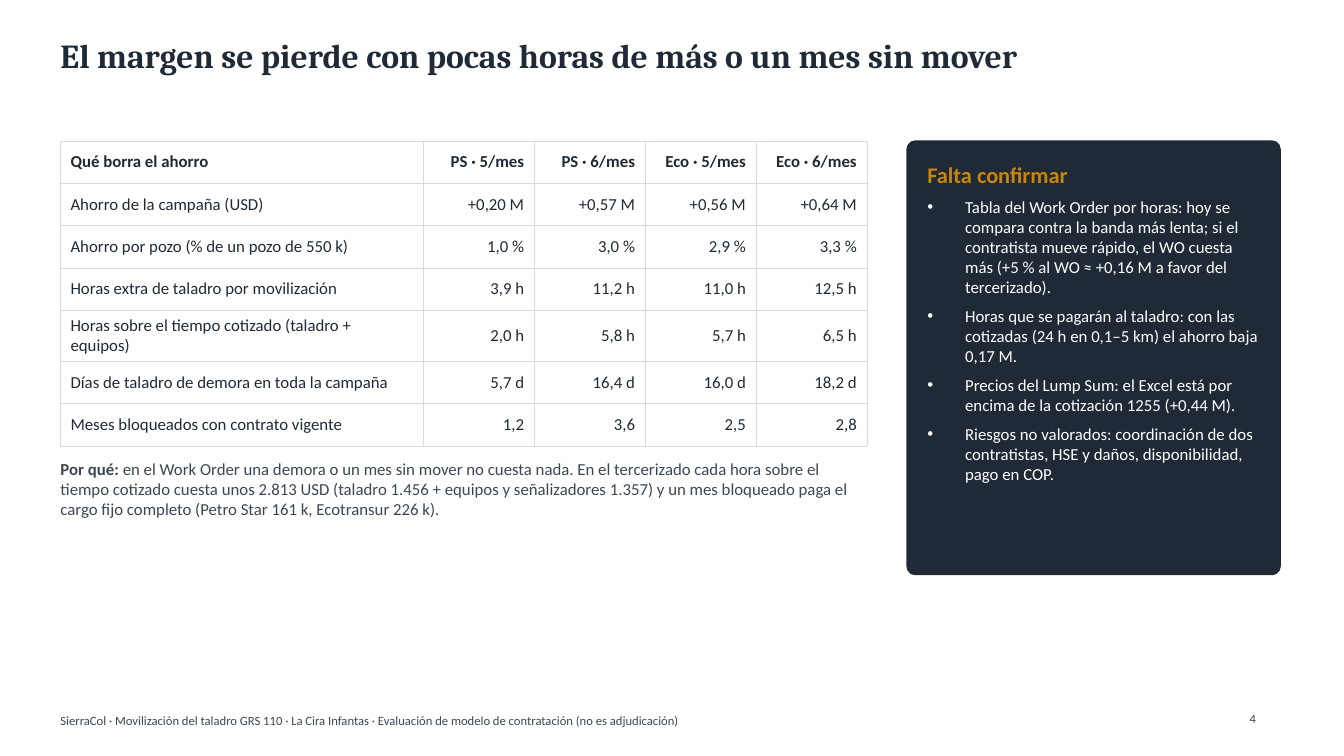
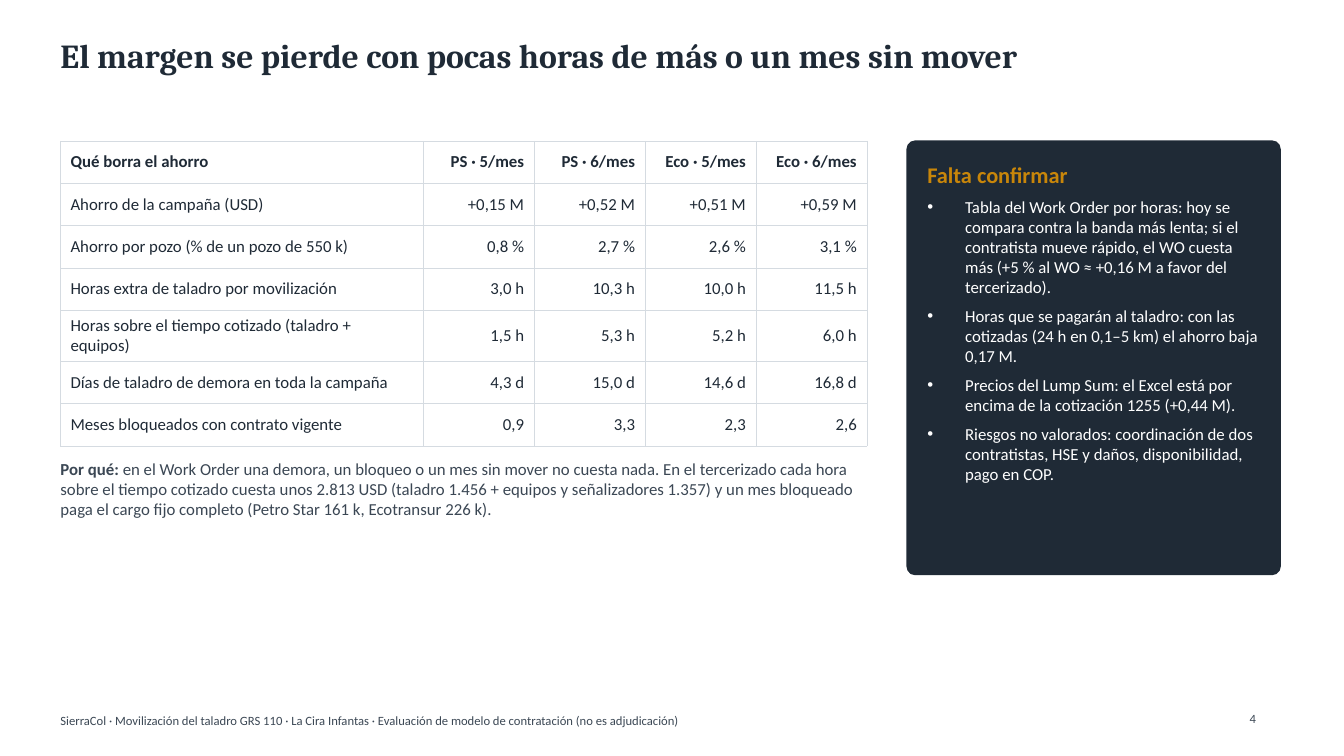
Before and after one commit to Elivl87/chatgpt-skills, a slide deck: slide 4 of movilizacion/entregables/Presentacion_Movilizacion_GRS110.pptx. Drawn at 1344x756 pixels with LibreOffice and Linux fonts; fonts in the diff are those of the drawing. Boxes give left, top, right and bottom in pixels: in the first picture for what was removed or moved away, otherwise in the second. Text is boxed around its words. In the diff, an @@ line names an element or a change of style, - is before the commit and + after.

```diff
--- a/movilizacion/entregables/Presentacion_Movilizacion_GRS110.pptx
+++ b/movilizacion/entregables/Presentacion_Movilizacion_GRS110.pptx
@@ table at (60,141,867,437) @@
-row 2: Ahorro de la campaña (USD) | +0,20 M | +0,57 M | +0,56 M | +0,64 M
+row 2: Ahorro de la campaña (USD) | +0,15 M | +0,52 M | +0,51 M | +0,59 M
-row 3: Ahorro por pozo (% de un pozo de 550 k) | 1,0 % | 3,0 % | 2,9 % | 3,3 %
+row 3: Ahorro por pozo (% de un pozo de 550 k) | 0,8 % | 2,7 % | 2,6 % | 3,1 %
-row 4: Horas extra de taladro por movilización | 3,9 h | 11,2 h | 11,0 h | 12,5 h
+row 4: Horas extra de taladro por movilización | 3,0 h | 10,3 h | 10,0 h | 11,5 h
-row 5: Horas sobre el tiempo cotizado (taladro + equipos) | 2,0 h | 5,8 h | 5,7 h | 6,5 h
+row 5: Horas sobre el tiempo cotizado (taladro + equipos) | 1,5 h | 5,3 h | 5,2 h | 6,0 h
-row 6: Días de taladro de demora en toda la campaña | 5,7 d | 16,4 d | 16,0 d | 18,2 d
+row 6: Días de taladro de demora en toda la campaña | 4,3 d | 15,0 d | 14,6 d | 16,8 d
-row 7: Meses bloqueados con contrato vigente | 1,2 | 3,6 | 2,5 | 2,8
+row 7: Meses bloqueados con contrato vigente | 0,9 | 3,3 | 2,3 | 2,6
@@ text at (60,463,853,518): text changed @@
-Por qué: en el Work Order una demora o un mes sin mover no cuesta nada. En el tercerizado cada hora sobre el tiempo cotizado cuesta unos 2.813 USD (taladro 1.456 + equipos y señalizadores 1.357) y un mes bloqueado paga el cargo fijo completo (Petro Star 161 k, Ecotransur 226 k).
+Por qué: en el Work Order una demora, un bloqueo o un mes sin mover no cuesta nada. En el tercerizado cada hora sobre el tiempo cotizado cuesta unos 2.813 USD (taladro 1.456 + equipos y señalizadores 1.357) y un mes bloqueado paga el cargo fijo completo (Petro Star 161 k, Ecotransur 226 k).
```
Also in this commit, not shown: 1 other slide changed, 10 other files.
